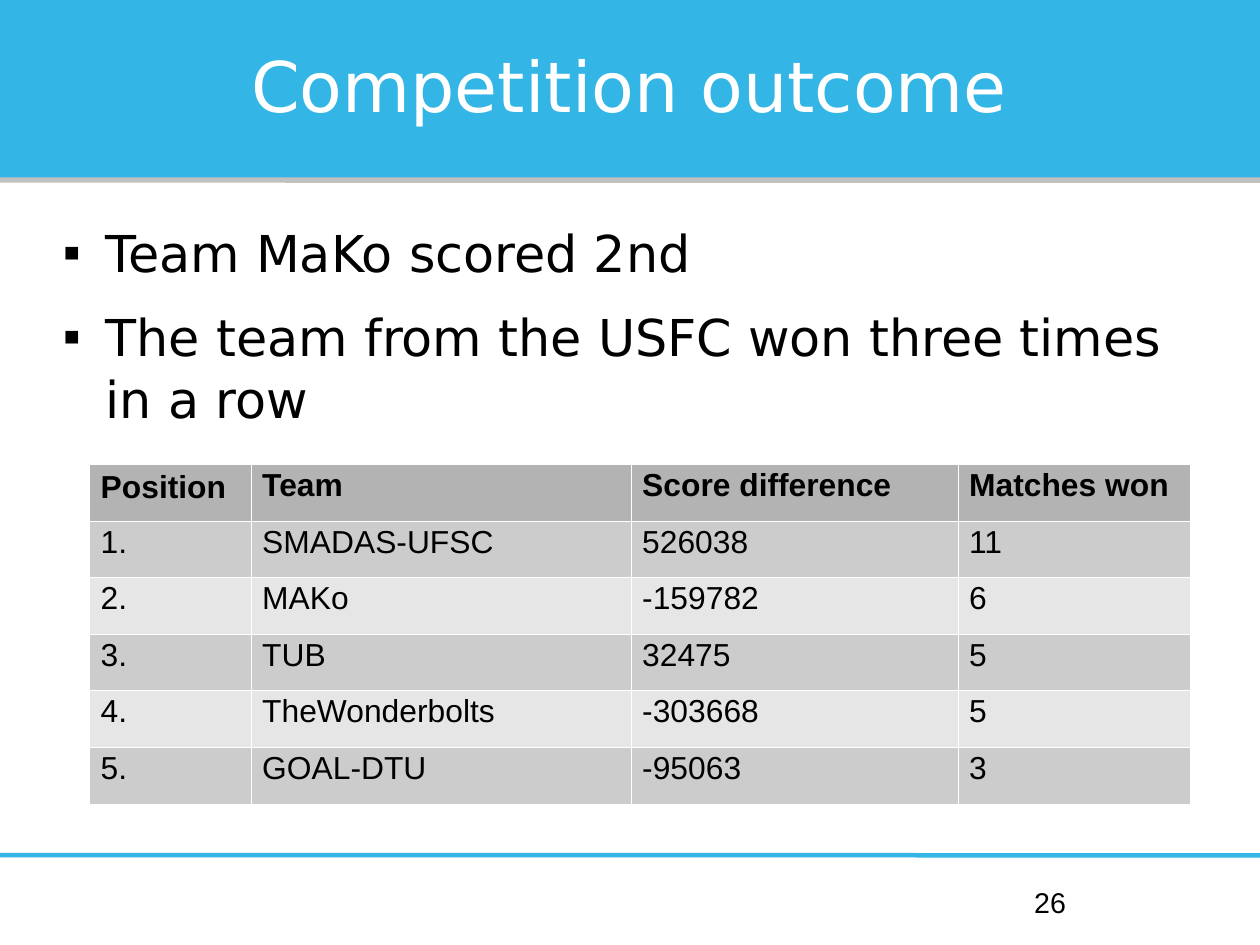
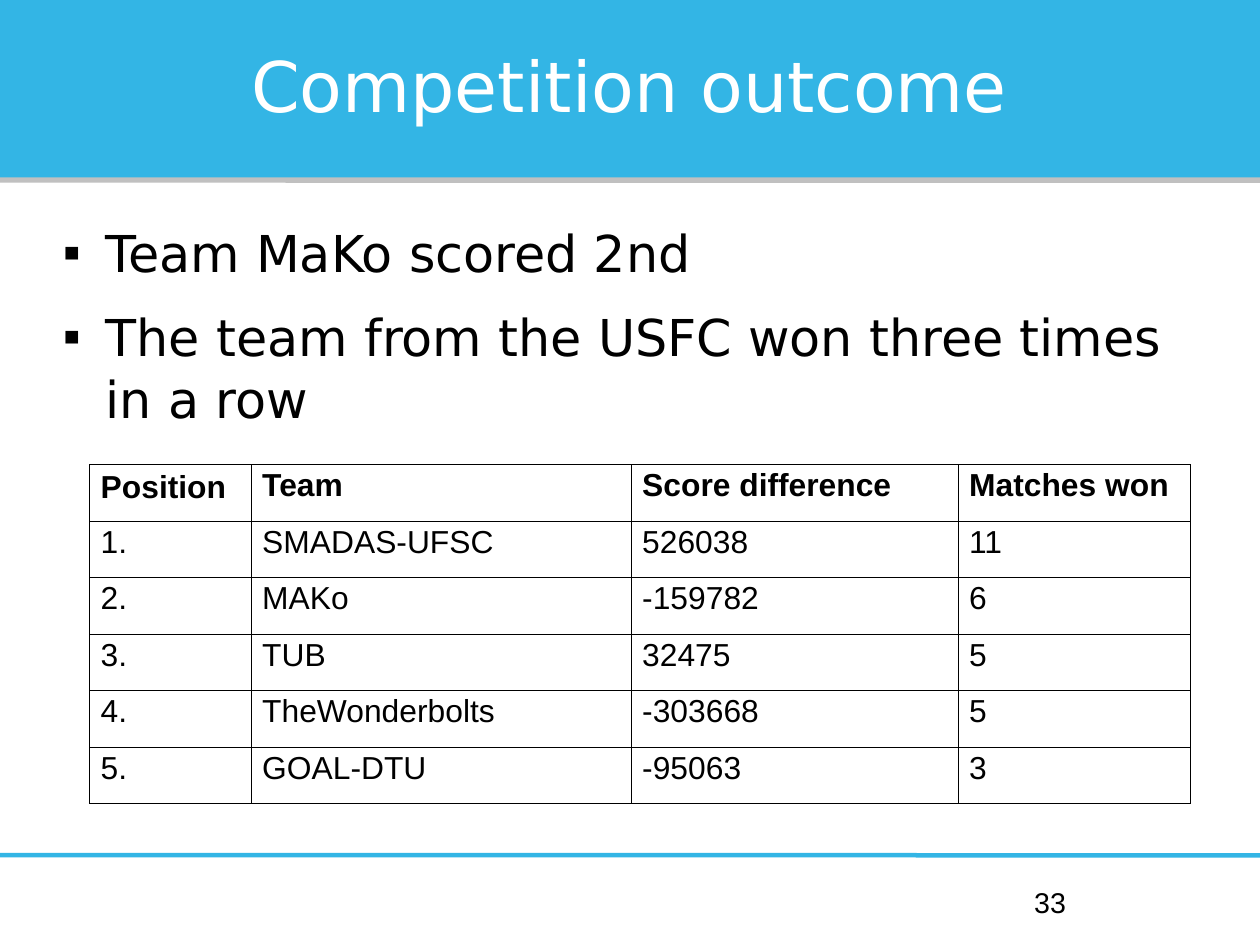
Before and after one commit to Institute-Web-Science-and-Technologies/mapc, a slide deck: slide 33 of Oberseminar/presentation.odp (slide 26 before the commit). Drawn at 1260x945 pixels with LibreOffice and Linux fonts; fonts in the diff are those of the drawing. Boxes give left, top, right and bottom in pixels: in the first picture for what was removed or moved away, otherwise in the second. Text is boxed around its words. In the diff, an @@ line names an element or a change of style, - is before the commit and + after.

```diff
--- a/Oberseminar/presentation.odp
+++ b/Oberseminar/presentation.odp
@@ table at [89, 464, 1190, 804] @@
@@ fill #B3B3B3 to none in row 1 @@
@@ fill #CCCCCC to none in 12 cells @@
@@ fill #E6E6E6 to none in 8 cells @@
@@ borders changed @@
@@ page number at [1034, 893, 1066, 914]: text changed @@
-26
+33
```
Also in this commit, not shown: 1 other slide changed, 8 slides added, 1 other file.
